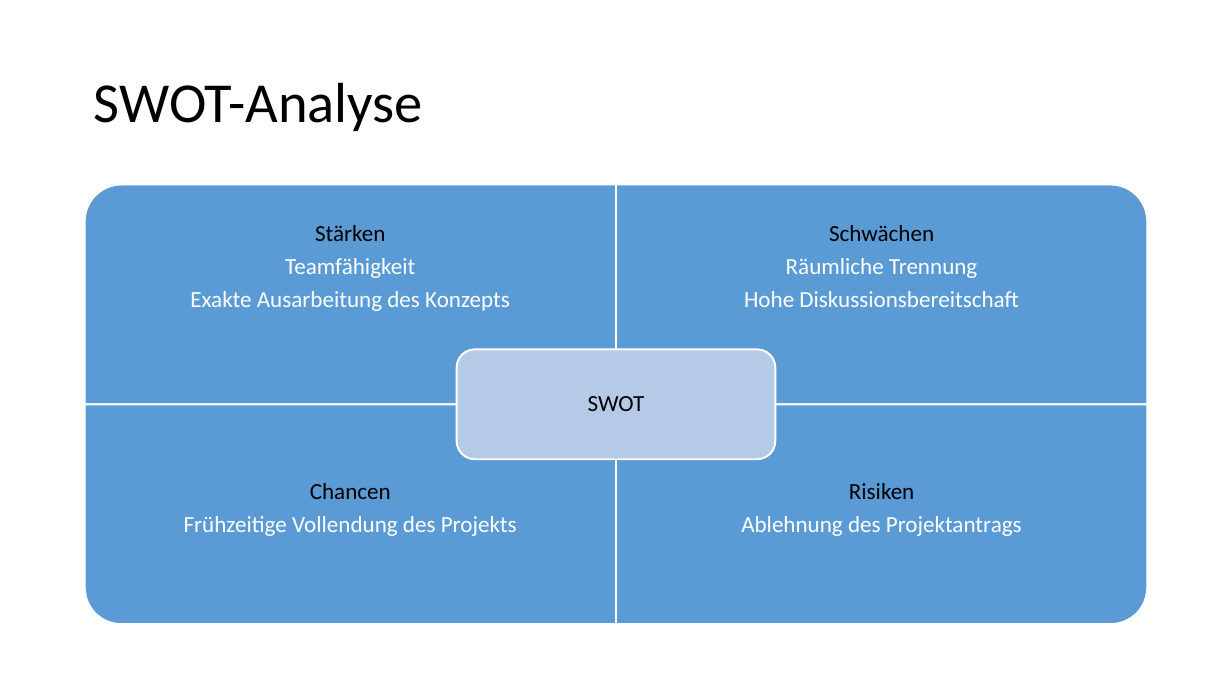
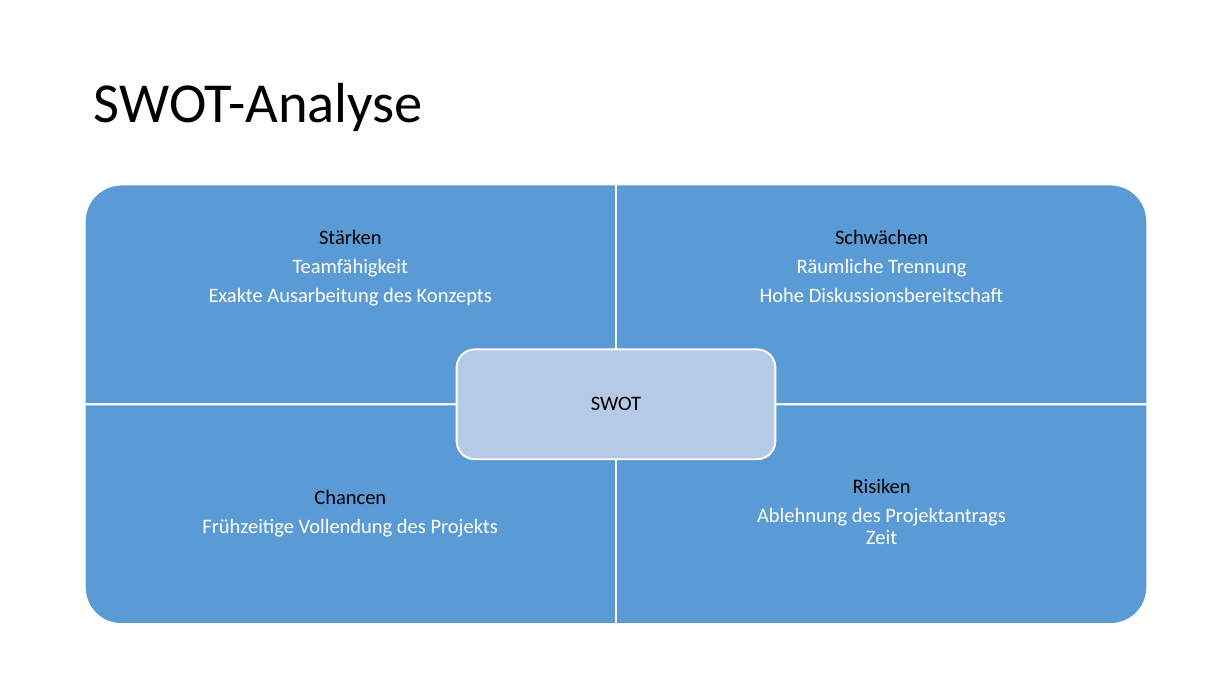
Before and after one commit to Masterarth/PM, a slide deck: slide 9 of documents/projectmanagement/Allgemeines/Machbarkeitsstudie.pptx. Drawn at 1232x693 pixels with LibreOffice and Linux fonts; fonts in the diff are those of the drawing. Boxes give left, top, right and bottom in pixels: in the first picture for what was removed or moved away, otherwise in the second. Text is boxed around its words. In the diff, an @@ line names an element or a change of style, - is before the commit and + after.

```diff
--- a/documents/projectmanagement/Allgemeines/Machbarkeitsstudie.pptx
+++ b/documents/projectmanagement/Allgemeines/Machbarkeitsstudie.pptx
@@ size 18 to 16 pt in 4 elements at <box>209,229,492,306</box>, <box>760,229,1004,302</box>, <box>202,489,498,537</box>, <box>591,396,641,410</box> @@
@@ text at <box>853,478,911,493</box>: size 18 to 16 pt in "Risiken" @@
@@ text at <box>757,507,1005,544</box>: text changed; size 18 to 16 pt @@
-Ablehnung des Projektantrags
+Ablehnung des Projektantrags
+Zeit
```
Also in this commit, not shown: 1 other slide changed, 1 slide added, 1 slide removed, 2 other files.
